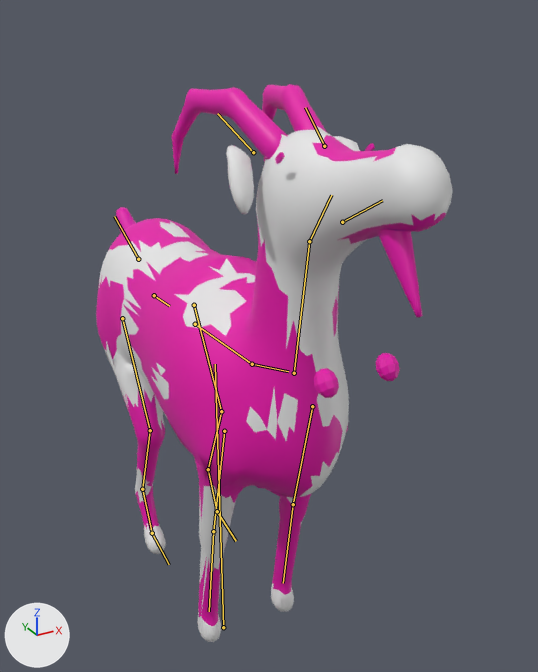
The glTF model assets/court_sets/animals/court_goat.glb: old version first, new version second.
Both versions are drawn from a camera (50 mm lens) standing at (-0.506, -1.124, 1.229) and looking at (0.082, -0.054, 0.694). Every picture has the same lights, and +X, +Y and +Z are marked at lower left. The picture after the commit comes second. Both versions are drawn at frame 3 of the action 'startle'; the numbers are the values there. The bones that change, and the others that lie on the model, are drawn over the model as lines.

Objects in the first picture: 'Beard', 'Eye.L', 'Eye.R', 'Goat', 'Horn.L', 'Horn.R', 'Pupil.L', 'Pupil.R'.
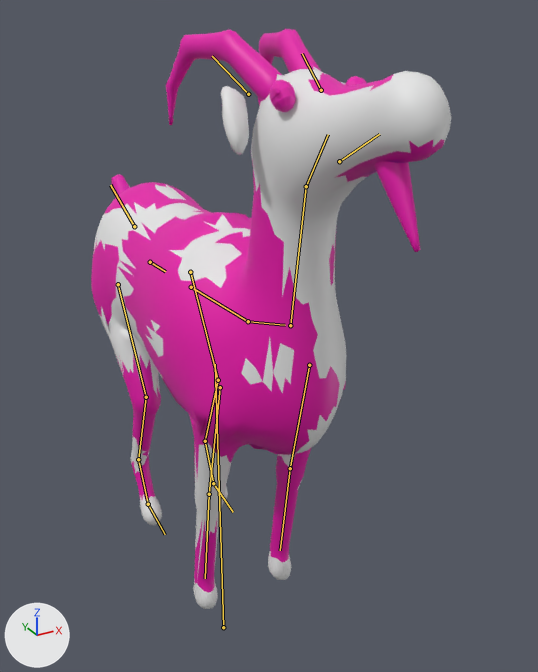
What the commit changed:
Bone 'pelvis' (bone_pelvis) moves from (0.0, -0.018, -0.101) to (0.0, -0.026, -0.172).

What differs and where, as boxes (x1, y1, x2, y2) in the pictures (538 x 672 px):
'Goat', posed
    before: (96, 126, 453, 642)
    after: (91, 66, 451, 609)
'Horn.R', posed (9% taller)
    before: (171, 87, 288, 174)
    after: (166, 30, 282, 125)
'Beard', posed
    before: (377, 229, 423, 318)
    after: (374, 161, 421, 252)
'Horn.L', posed
    before: (262, 84, 327, 163)
    after: (258, 29, 321, 106)
'Eye.R', posed (8% wider, 6% taller)
    before: (314, 368, 339, 398)
    after: (269, 80, 296, 112)
'Eye.L', posed
    before: (376, 353, 400, 381)
    after: (345, 76, 366, 86)
bone 'pelvis', root to tip
    before: (154, 295) to (169, 306)
    after: (150, 262) to (165, 271)
